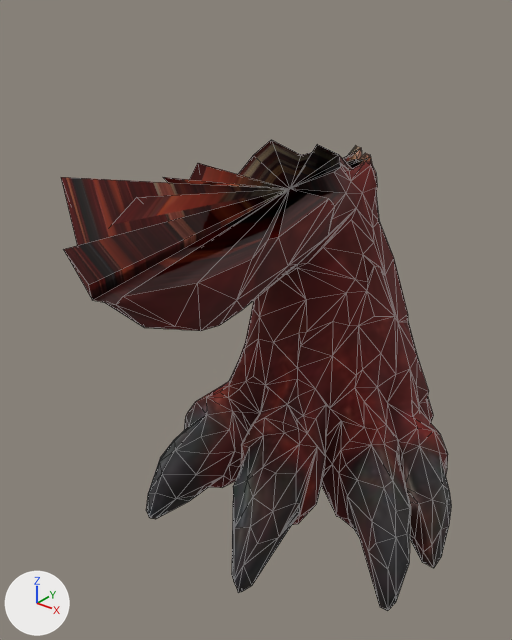
Before and after pictures for a commit that changed the glTF model dragon_leg_bposx.glb.
One viewpoint serves both versions: a 50 mm lens placed at (4.44, -6.22, 1.83), pointed at (0.56, -1.38, -1.17). Arrows for +X, +Y and +Z are at lower left; the lights stay in place. The older version comes first. Mesh edges are drawn as thin lines. Vertices at exactly the same position are counted once.
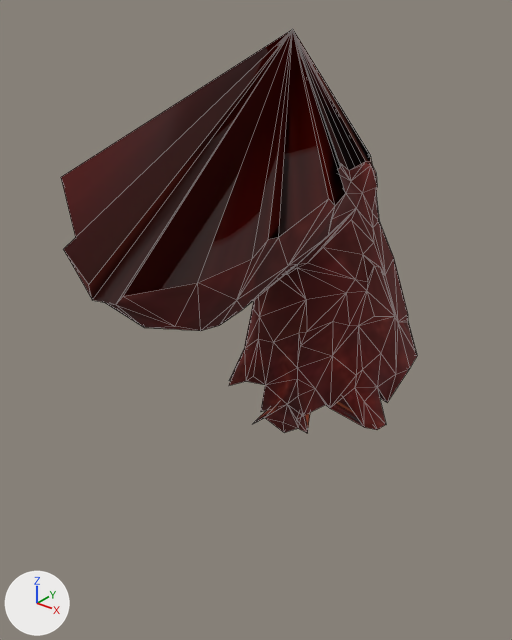
Pixel boxes [x1, y1, x2, y2] of what changed, in the pictures (512 x 640 px):
```json
{"object": "Mesh_0", "change": "reshaped", "before": [61, 140, 451, 611], "after": [61, 29, 417, 433], "on screen": "9% narrower, 14% shorter"}
{"part": 1, "of": "me_mesh_0", "change": "deleted", "before": [146, 344, 451, 611]}
{"part": 2, "of": "me_mesh_0", "change": "deleted", "before": [61, 140, 369, 305], "on screen": "brown"}
{"part": 3, "of": "me_mesh_0", "change": "added", "after": [61, 29, 371, 305], "on screen": "brown"}
{"part": 4, "of": "me_mesh_0", "change": "added", "after": [230, 357, 387, 433], "on screen": "mostly hidden"}
```

The change, as JSON lines over the scene's bpy script:
```json
{"block": "me_mesh_0", "where": "# used by ob_mesh_0; location = (0.0, 0.0, 0.0)"}
{"op": "remove", "block": "me_mesh_0", "code": "me_mesh_0.from_pydata(...)  # 530 vertices, 1091 faces; spans x -0.91..2.75, y -3.42..1.75, z -2.9..0.33"}
{"op": "add", "block": "me_mesh_0", "code": "me_mesh_0.from_pydata(...)  # 251 vertices, 546 faces; spans x -0.91..1.99, y -3.42..1.75, z -2.0..1.36"}
{"block": "me_mesh_0", "change": "me_mesh_0 part 1: 280 vertices removed from x -0.21..2.75, y -2.89..0.72, z -2.9..-1.84"}
{"block": "me_mesh_0", "change": "me_mesh_0 part 2: 1 vertex removed from x 0.02, y -0.12, z -0.24"}
{"block": "me_mesh_0", "change": "me_mesh_0 part 3: 1 vertex added at x 0.02, y -0.12, z 1.36"}
{"block": "me_mesh_0", "change": "me_mesh_0 part 4: 1 vertex added at x 0.89, y -0.75, z -1.78"}
```
